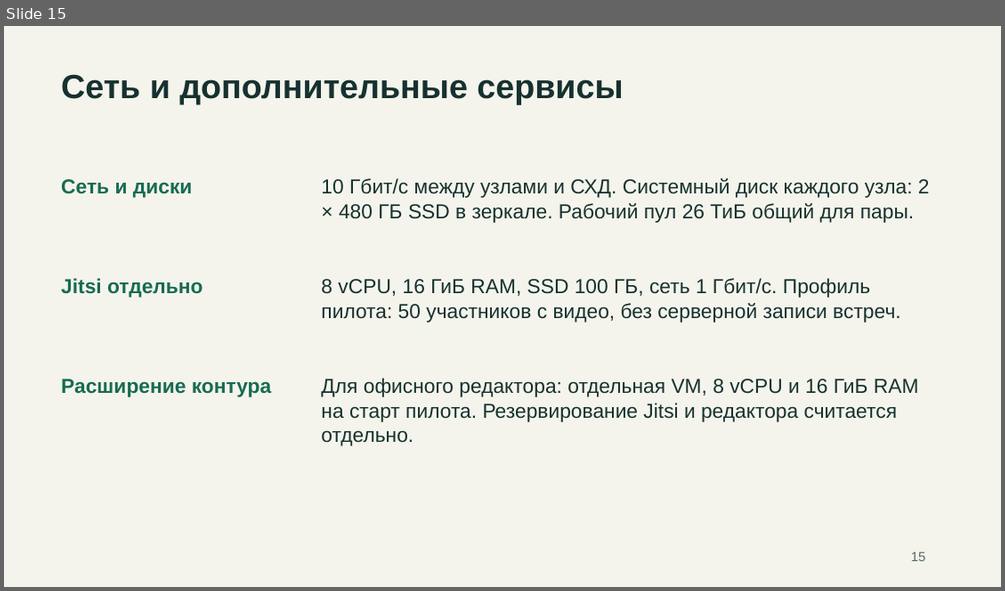
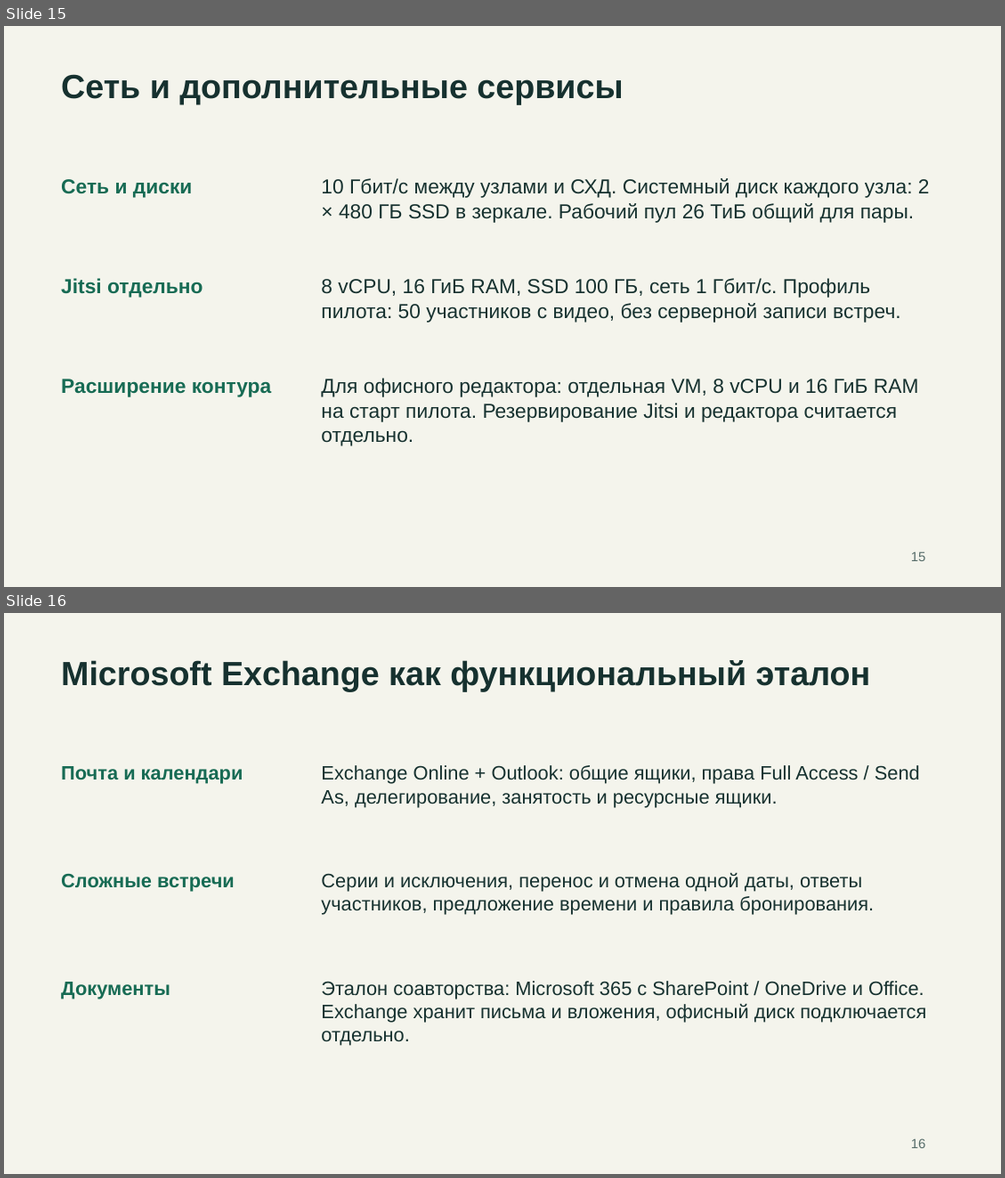
Before and after one commit to rkislov/tayga-mail-server, a slide deck: docs/presentations/tayga-competitors-2026-11-19.pptx. Shown one above the other, each under a label of ours: slide 15 before the commit, slides 15 and 16 after it. The pictures are 1005x591 and 1005x1178 pixels, drawn with LibreOffice and Linux fonts; fonts in the diff are those of the drawing. Boxes give left, top, right and bottom in pixels: in the first picture for what was removed or moved away, otherwise in the second. Text is boxed around its words. In the diff, an @@ line names an element or a change of style, - is before the commit and + after.

Commit message:
docs: compare collaboration and mobile sync against Exchange across eight solutions

```diff
--- a/docs/presentations/tayga-competitors-2026-11-19.pptx
+++ b/docs/presentations/tayga-competitors-2026-11-19.pptx
@@ slide 16 added at (x1=4, y1=613, x2=1001, y2=1174), background #F4F4EC @@
@@ text added at (x1=61, y1=660, x2=871, y2=692), 32.2 pt, text #16312F, bold @@
+Microsoft Exchange как функциональный эталон
@@ text added at (x1=61, y1=766, x2=243, y2=784), 18.8 pt, text #176B54, bold @@
+Почта и календари
@@ text added at (x1=321, y1=765, x2=920, y2=807), 18.8 pt, text #16312F @@
+Exchange Online + Outlook: общие ящики, права Full Access / Send As, делегирование, занятость и ресурсные ящики.
@@ text added at (x1=61, y1=873, x2=235, y2=892), 18.8 pt, text #176B54, bold @@
+Сложные встречи
@@ text added at (x1=321, y1=872, x2=874, y2=915), 18.8 pt, text #16312F @@
+Серии и исключения, перенос и отмена одной даты, ответы участников, предложение времени и правила бронирования.
@@ text added at (x1=61, y1=981, x2=170, y2=999), 18.8 pt, text #176B54, bold @@
+Документы
@@ text added at (x1=321, y1=981, x2=926, y2=1046), 18.8 pt, text #16312F @@
+Эталон соавторства: Microsoft 365 с SharePoint / OneDrive и Office. Exchange хранит письма и вложения, офисный диск подключается отдельно.
@@ text added at (x1=911, y1=1138, x2=926, y2=1148), 12.8 pt, text #566C69 @@
+16
```
Also in this commit, not shown: 3 slides changed, 17 other slides added, 2 other files.
